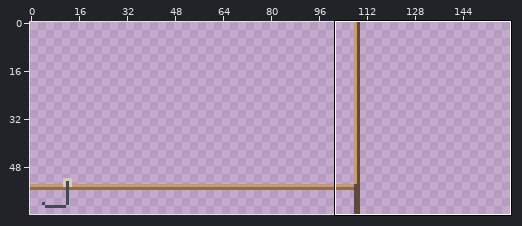
Edited in one commit: pixel-art file (app/CicadaApp/Art/sprites/bookworm-2026-10-01/parts/room-parts.aseprite). Above: a wide view before the commit, with the close-up outlined.
Close-up. Before the commit:
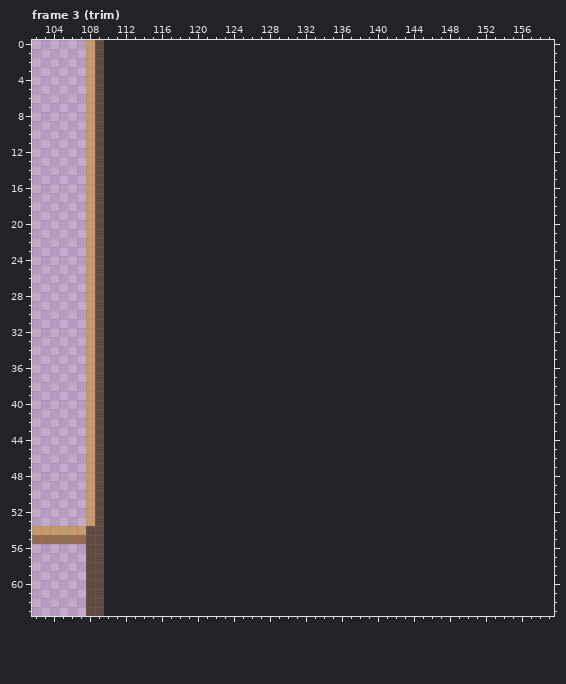
110x64 pixels, 33 frames. Colours within 5 levels of each other are drawn and written as one. Shown: frame 3 (trim): x 102..159, y 0..63. The old version is drawn lined up with the new one, on the new canvas. The commit also changed other frames or places, which this record leaves out.
The same view after the edit:
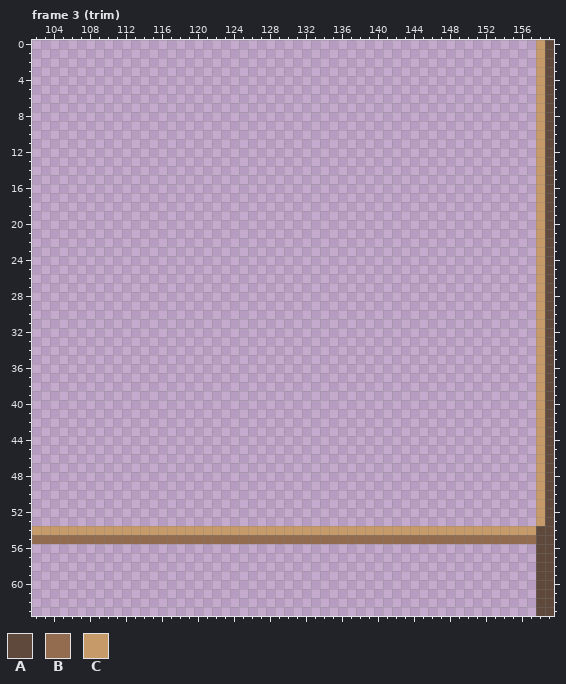
Palette (. is transparent): A #5e493c  B #936c50  C #c69a69
Changes in this commit:
canvas 110x64 -> 160x64
--- frame 3 (trim)
@@ x 102..159 @@
- 0 ......CA..................................................
- 1 ......CA..................................................
- 2 ......CA..................................................
- 3 ......CA..................................................
- 4 ......CA..................................................
- 5 ......CA..................................................
- 6 ......CA..................................................
- 7 ......CA..................................................
- 8 ......CA..................................................
- 9 ......CA..................................................
-10 ......CA..................................................
-11 ......CA..................................................
-12 ......CA..................................................
-13 ......CA..................................................
-14 ......CA..................................................
-15 ......CA..................................................
-16 ......CA..................................................
-17 ......CA..................................................
-18 ......CA..................................................
-19 ......CA..................................................
-20 ......CA..................................................
-21 ......CA..................................................
-22 ......CA..................................................
-23 ......CA..................................................
-24 ......CA..................................................
-25 ......CA..................................................
-26 ......CA..................................................
-27 ......CA..................................................
-28 ......CA..................................................
-29 ......CA..................................................
-30 ......CA..................................................
-31 ......CA..................................................
-32 ......CA..................................................
-33 ......CA..................................................
-34 ......CA..................................................
-35 ......CA..................................................
-36 ......CA..................................................
-37 ......CA..................................................
-38 ......CA..................................................
-39 ......CA..................................................
-40 ......CA..................................................
-41 ......CA..................................................
-42 ......CA..................................................
-43 ......CA..................................................
-44 ......CA..................................................
-45 ......CA..................................................
-46 ......CA..................................................
-47 ......CA..................................................
-48 ......CA..................................................
-49 ......CA..................................................
-50 ......CA..................................................
-51 ......CA..................................................
-52 ......CA..................................................
-53 ......CA..................................................
-54 CCCCCCAA..................................................
-55 BBBBBBAA..................................................
-56 ......AA..................................................
-57 ......AA..................................................
-58 ......AA..................................................
-59 ......AA..................................................
-60 ......AA..................................................
-61 ......AA..................................................
-62 ......AA..................................................
-63 ......AA..................................................
+ 0 ........................................................CA
+ 1 ........................................................CA
+ 2 ........................................................CA
+ 3 ........................................................CA
+ 4 ........................................................CA
+ 5 ........................................................CA
+ 6 ........................................................CA
+ 7 ........................................................CA
+ 8 ........................................................CA
+ 9 ........................................................CA
+10 ........................................................CA
+11 ........................................................CA
+12 ........................................................CA
+13 ........................................................CA
+14 ........................................................CA
+15 ........................................................CA
+16 ........................................................CA
+17 ........................................................CA
+18 ........................................................CA
+19 ........................................................CA
+20 ........................................................CA
+21 ........................................................CA
+22 ........................................................CA
+23 ........................................................CA
+24 ........................................................CA
+25 ........................................................CA
+26 ........................................................CA
+27 ........................................................CA
+28 ........................................................CA
+29 ........................................................CA
+30 ........................................................CA
+31 ........................................................CA
+32 ........................................................CA
+33 ........................................................CA
+34 ........................................................CA
+35 ........................................................CA
+36 ........................................................CA
+37 ........................................................CA
+38 ........................................................CA
+39 ........................................................CA
+40 ........................................................CA
+41 ........................................................CA
+42 ........................................................CA
+43 ........................................................CA
+44 ........................................................CA
+45 ........................................................CA
+46 ........................................................CA
+47 ........................................................CA
+48 ........................................................CA
+49 ........................................................CA
+50 ........................................................CA
+51 ........................................................CA
+52 ........................................................CA
+53 ........................................................CA
+54 CCCCCCCCCCCCCCCCCCCCCCCCCCCCCCCCCCCCCCCCCCCCCCCCCCCCCCCCAA
+55 BBBBBBBBBBBBBBBBBBBBBBBBBBBBBBBBBBBBBBBBBBBBBBBBBBBBBBBBAA
+56 ........................................................AA
+57 ........................................................AA
+58 ........................................................AA
+59 ........................................................AA
+60 ........................................................AA
+61 ........................................................AA
+62 ........................................................AA
+63 ........................................................AA
Boxes around the changes in both close-ups, in picture pixels (x1, y1, x2, y2):
changed: (86, 40, 554, 616)
